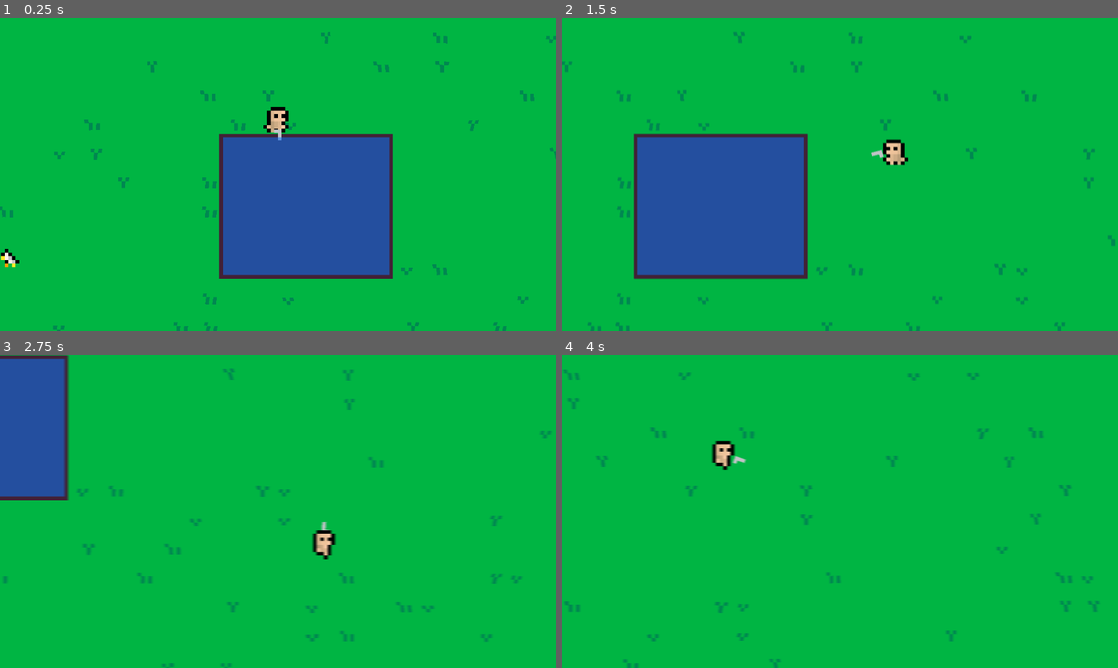
Above: before the commit, frames 1-4 (two rows, left to right).
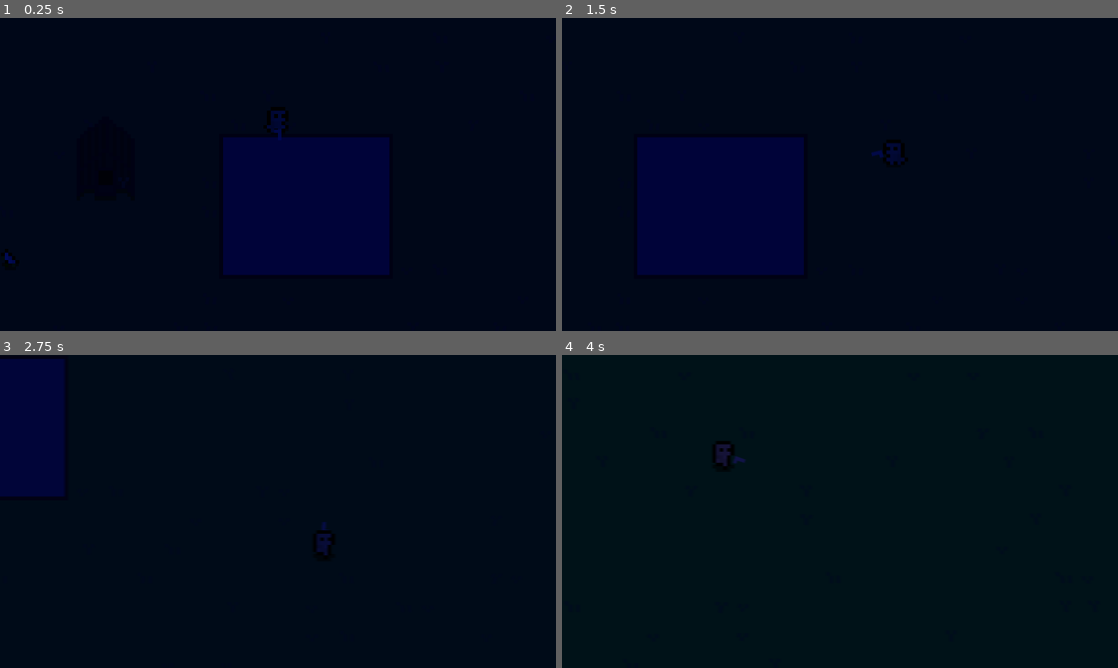
Above: after the commit, the same moments.

Repository: ArandomPsi/farmingsim
Game: Godot game, scene res://scenes/testmap.tscn
Two runs of this game, one before a commit and one after it. Both use one fixed random seed, a clock stepped at 60 frames per second and the inputs below. The project has no main scene, so this scene is started directly.
Inputs (mouse positions are in pixels of both pictures, inside the frame that each line leads up to):
- Up to frame 1 (0.25 s): no input
- Up to frame 2 (1.5 s): move the mouse to (962, 158) at 0.52 s; hold D (right) 0.53-1.28 s; right-click (962, 158) at 0.6 s; move the mouse to (728, 190) at 1.27 s; hold S (down) from 1.28 s (still down); right-click (728, 190) at 1.35 s
- Up to frame 3 (2.75 s): move the mouse to (333, 442) at 2.02 s; release S (down) at 2.03 s; hold D (right) from 2.03 s (still down); click (333, 442) at 2.1 s; right-click (333, 442) at 2.3 s
- Up to frame 4 (4 s): move the mouse to (812, 574) at 2.77 s; release D (right) at 2.78 s; hold W (up) 2.78-3.53 s; right-click (812, 574) at 2.85 s; move the mouse to (1006, 558) at 3.52 s; hold A (left) from 3.53 s (still down); right-click (1006, 558) at 3.6 s

The runs differ from the first frame. In frame 1, 100% of the frame differs, in the area x 0-100%, y 0-100%; in frame 2, 100%; in frame 3, 100%; in frame 4, 100%.

Commit message:
Hes so perfect blah blah blah
-day and night cycle
-chicken pen
-if you kill a chicken, game doesn't crash
-shadows

TODO:
-Make chickens want to sleep in the house when its night

Diff:
--- a/project.godot
+++ b/project.godot
@@ -60,3 +60,6 @@
 2d_physics/layer_1="walls"
 2d_physics/layer_2="player"
 2d_physics/layer_3="chickens uwu"
+2d_physics/layer_4="onlychickensperv"
+2d_physics/layer_5="chickenhider"
+2d_physics/layer_8="attractschickens"
--- /dev/null
+++ b/scenes/building/chickenhouse.tscn
@@ -0,0 +1,54 @@
+[gd_scene load_steps=4 format=3 uid="uid://c4iv6dr4xxkvm"]
+
+[ext_resource type="Texture2D" uid="uid://c631lwf82fxbs" path="res://assets/chickenmap.png" id="1_16gv3"]
+
+[sub_resource type="RectangleShape2D" id="RectangleShape2D_16gv3"]
+size = Vector2(80, 71)
+
+[sub_resource type="CircleShape2D" id="CircleShape2D_16gv3"]
+radius = 465.039
+
+[node name="chickenhouse" type="Node2D"]
+y_sort_enabled = true
+
+[node name="Sprite2D" type="Sprite2D" parent="."]
+y_sort_enabled = true
+texture_filter = 1
+scale = Vector2(5, 5)
+texture = ExtResource("1_16gv3")
+region_enabled = true
+region_rect = Rect2(32, 0, 16, 22)
+
+[node name="shadow" type="Sprite2D" parent="Sprite2D"]
+modulate = Color(0, 0, 0, 0.47451)
+z_index = -1
+z_as_relative = false
+texture_filter = 1
+position = Vector2(0, 1.2)
+scale = Vector2(1, 1)
+texture = ExtResource("1_16gv3")
+region_enabled = true
+region_rect = Rect2(32, 0, 16, 22)
+
+[node name="StaticBody2D" type="StaticBody2D" parent="."]
+collision_layer = 8
+collision_mask = 0
+
+[node name="CollisionShape2D" type="CollisionShape2D" parent="StaticBody2D"]
+position = Vector2(0, 10.5)
+shape = SubResource("RectangleShape2D_16gv3")
+
+[node name="chickenattractor" type="Area2D" parent="."]
+collision_layer = 128
+collision_mask = 0
+
+[node name="CollisionShape2D" type="CollisionShape2D" parent="chickenattractor"]
+shape = SubResource("CircleShape2D_16gv3")
+
+[node name="chickenhider" type="Area2D" parent="."]
+collision_layer = 16
+collision_mask = 0
+
+[node name="CollisionShape2D2" type="CollisionShape2D" parent="chickenhider"]
+position = Vector2(0, 10.5)
+shape = SubResource("RectangleShape2D_16gv3")
--- a/scenes/chicken.tscn
+++ b/scenes/chicken.tscn
@@ -1,7 +1,8 @@
-[gd_scene load_steps=14 format=3 uid="uid://by4pvoj44uikr"]
+[gd_scene load_steps=16 format=3 uid="uid://by4pvoj44uikr"]
 
 [ext_resource type="Script" uid="uid://b33xl6dehrkv3" path="res://script/chicken.gd" id="1_1yv3s"]
 [ext_resource type="Texture2D" uid="uid://cy03b22bqkgv2" path="res://assets/chickenonly.png" id="3_0du8g"]
+[ext_resource type="PackedScene" uid="uid://dgyn5vkoxjq6c" path="res://scenes/vfx/shadow.tscn" id="3_bti8l"]
 [ext_resource type="Texture2D" uid="uid://bgyil6c51oxl6" path="res://assets/bo.png" id="3_nutj5"]
 [ext_resource type="FontFile" uid="uid://gb42dov6aoa5" path="res://assets/pico-8.ttf" id="4_rc7ma"]
 
@@ -75,6 +76,9 @@
 [sub_resource type="CircleShape2D" id="CircleShape2D_rc7ma"]
 radius = 1949.18
 
+[sub_resource type="CircleShape2D" id="CircleShape2D_0du8g"]
+radius = 15.0
+
 [node name="chicken" type="CharacterBody2D"]
 y_sort_enabled = true
 collision_layer = 4
@@ -88,6 +92,12 @@
 scale = Vector2(5, 5)
 sprite_frames = SubResource("SpriteFrames_rc7ma")
 animation = &"walk"
+
+[node name="shadow" parent="flip/sprite" instance=ExtResource("3_bti8l")]
+position = Vector2(-0.6, 3.8)
+scale = Vector2(0.775, 1)
+region_enabled = true
+region_rect = Rect2(0, 6, 8, 2)
 
 [node name="CollisionShape2D" type="CollisionShape2D" parent="."]
 shape = SubResource("CircleShape2D_8lku0")
@@ -133,4 +143,11 @@
 [node name="CollisionShape2D2" type="CollisionShape2D" parent="bouncearea"]
 shape = SubResource("CircleShape2D_8lku0")
 
+[node name="hider" type="Area2D" parent="."]
+collision_layer = 0
+collision_mask = 16
+
+[node name="CollisionShape2D" type="CollisionShape2D" parent="hider"]
+shape = SubResource("CircleShape2D_0du8g")
+
 [connection signal="body_entered" from="bouncearea" to="." method="bounce"]
--- a/scenes/egg.tscn
+++ b/scenes/egg.tscn
@@ -1,7 +1,8 @@
-[gd_scene load_steps=3 format=3 uid="uid://dx5kmhttxo7vg"]
+[gd_scene load_steps=4 format=3 uid="uid://dx5kmhttxo7vg"]
 
 [ext_resource type="Texture2D" uid="uid://c631lwf82fxbs" path="res://assets/chickenmap.png" id="1_maxla"]
 [ext_resource type="Script" uid="uid://cajwck3x4nmlo" path="res://script/egg.gd" id="1_qlus4"]
+[ext_resource type="PackedScene" uid="uid://dgyn5vkoxjq6c" path="res://scenes/vfx/shadow.tscn" id="3_34461"]
 
 [node name="egg" type="Node2D"]
 script = ExtResource("1_qlus4")
@@ -12,3 +13,6 @@
 texture = ExtResource("1_maxla")
 region_enabled = true
 region_rect = Rect2(49, 10, 6, 5)
+
+[node name="shadow" parent="Sprite2D" instance=ExtResource("3_34461")]
+position = Vector2(0, -0.6)
--- a/scenes/player/player.tscn
+++ b/scenes/player/player.tscn
@@ -1,9 +1,10 @@
-[gd_scene load_steps=22 format=3 uid="uid://belfiknsknubu"]
+[gd_scene load_steps=23 format=3 uid="uid://belfiknsknubu"]
 
 [ext_resource type="Texture2D" uid="uid://bmp8hkg6g3e1e" path="res://assets/creatures/Minifantasy_Creatures_v3.3_Free_Version/Minifantasy_Creatures_Assets/Base_Humanoids/Human/Base_Human/HumanIdle.png" id="1_8afob"]
 [ext_resource type="Script" uid="uid://c13vftpyqjbbo" path="res://script/player.gd" id="1_lvxji"]
 [ext_resource type="Texture2D" uid="uid://bqk4dmdg35hpp" path="res://assets/creatures/Minifantasy_Creatures_v3.3_Free_Version/Minifantasy_Creatures_Assets/Base_Humanoids/Human/Base_Human/HumanWalk.png" id="2_dovo2"]
 [ext_resource type="Shader" uid="uid://cqmcc8rco6og7" path="res://shaders/motionblur.gdshader" id="3_gmlin"]
+[ext_resource type="PackedScene" uid="uid://dgyn5vkoxjq6c" path="res://scenes/vfx/shadow.tscn" id="4_0owmy"]
 [ext_resource type="Texture2D" uid="uid://bo2kvhw2quao3" path="res://assets/glock.png" id="4_75vfm"]
 [ext_resource type="Script" uid="uid://cm6rei6au5vmn" path="res://script/shaders.gd" id="4_p47bc"]
 
@@ -114,6 +115,7 @@
 [node name="player" type="CharacterBody2D"]
 y_sort_enabled = true
 collision_layer = 2
+collision_mask = 9
 script = ExtResource("1_lvxji")
 
 [node name="flip" type="Node2D" parent="."]
@@ -124,6 +126,9 @@
 scale = Vector2(5, 5)
 sprite_frames = SubResource("SpriteFrames_5gtgg")
 animation = &"idle"
+
+[node name="shadow" parent="flip/sprite" instance=ExtResource("4_0owmy")]
+position = Vector2(-2.98023e-08, -0.4)
 
 [node name="pivot" type="Node2D" parent="."]
 y_sort_enabled = true
--- a/scenes/testmap.tscn
+++ b/scenes/testmap.tscn
@@ -7,6 +7,9 @@
 [ext_resource type="PackedScene" uid="uid://by4pvoj44uikr" path="res://scenes/chicken.tscn" id="4_efggw"]
 [ext_resource type="Texture2D" uid="uid://cmfx1bbqjp7ey" path="res://assets/grasses.png" id="4_s36se"]
 [ext_resource type="Texture2D" uid="uid://cpsik28x8xlcx" path="res://assets/rocktexture.png" id="7_mxay4"]
+[ext_resource type="PackedScene" uid="uid://c4iv6dr4xxkvm" path="res://scenes/building/chickenhouse.tscn" id="8_8qn3e"]
+[ext_resource type="Script" uid="uid://pqo26ppgrw5n" path="res://script/vfx/daynightmodu.gd" id="9_6m7oc"]
+[ext_resource type="Texture2D" uid="uid://c4ifm7p07253o" path="res://script/vfx/daynightcycle-gradient-texture.tres" id="10_wj07n"]
 
 [sub_resource type="TileSetAtlasSource" id="TileSetAtlasSource_efggw"]
 texture = ExtResource("1_5wgtu")
@@ -112,6 +115,9 @@
 [sub_resource type="GradientTexture2D" id="GradientTexture2D_8qn3e"]
 gradient = SubResource("Gradient_s36se")
 
+[sub_resource type="RectangleShape2D" id="RectangleShape2D_6m7oc"]
+size = Vector2(2323, 20)
+
 [node name="testmap" type="Node2D"]
 y_sort_enabled = true
 
@@ -176,3 +182,16 @@
 
 [node name="chicken6" parent="." instance=ExtResource("4_efggw")]
 position = Vector2(574, 334)
+
+[node name="chickenhouse" parent="." instance=ExtResource("8_8qn3e")]
+position = Vector2(683, 191)
+
+[node name="dayandnightmodu" type="CanvasModulate" parent="."]
+script = ExtResource("9_6m7oc")
+gradient = ExtResource("10_wj07n")
+
+[node name="StaticBody2D" type="StaticBody2D" parent="."]
+
+[node name="CollisionShape2D" type="CollisionShape2D" parent="StaticBody2D"]
+position = Vector2(1151.5, 0)
+shape = SubResource("RectangleShape2D_6m7oc")
--- /dev/null
+++ b/scenes/vfx/shadow.tscn
@@ -0,0 +1,10 @@
+[gd_scene load_steps=2 format=3 uid="uid://dgyn5vkoxjq6c"]
+
+[ext_resource type="Texture2D" uid="uid://yc0flgnxsdak" path="res://assets/shadowthing.png" id="1_etlq3"]
+
+[node name="shadow" type="Sprite2D"]
+modulate = Color(1, 1, 1, 0.513726)
+show_behind_parent = true
+z_as_relative = false
+texture_filter = 1
+texture = ExtResource("1_etlq3")
--- a/script/chicken.gd
+++ b/script/chicken.gd
@@ -14,6 +14,8 @@
 @export var tethered : bool = false
 
 @export var debug : bool = false
+
+var ropecrash = null
 
 var chickenstats : Dictionary = { #all stats can reach 100
 	"size": randi_range(1,20),
@@ -68,10 +70,15 @@
 
 	updatestats()
 
-	if global_position.distance_squared_to(global.playerpos) <= pow(100, 2) or global_position.distance_squared_to(get_global_mouse_position()) <= pow(25, 2):
+	if global_position.distance_squared_to(get_global_mouse_position()) <= pow(25, 2):
 		$stats.visible = true # if player is near chicken or mouse is hovering over chicken, show stats (please delete one of these liam)
 	else:
 		$stats.visible = false
+
+	if $hider.has_overlapping_areas():
+		visible = false
+	else:
+		visible = true
 
 
 
@@ -161,7 +168,9 @@
 
 func die():
 	var b = load("res://scenes/dedchicken.tscn").instantiate()
-	b.chickenstats = chickenstats.duplicate()
+	b.chickenstats = chickenstats.duplicate() #so that babies don't have empty dictionaries and stuff
+	if is_instance_valid(ropecrash):
+		ropecrash.queue_free()
 	get_parent().add_child(b)
 	b.position = position
 	b.scale.x = $flip.scale.x
@@ -202,3 +211,6 @@
 func bounce(body: Node2D) -> void:
 	$suslook.look_at(body.global_position)
 	velocity = $suslook.transform.x * -300
+
+func rememberrope(rope):
+	ropecrash = rope
--- a/script/egg.gd
+++ b/script/egg.gd
@@ -10,7 +10,7 @@
 	print(str(chickenstats))
 	chickenstats["size"] *= randf_range(0.8,1.5)
 	chickenstats["tenderness"] *= randf_range(0.8,1.5)
-	await get_tree().create_timer(hatchtime).timeout
+	await get_tree().create_timer(30).timeout #instant hatch bug?
 	hatch()
 
 func hatch():
--- a/script/global.gd
+++ b/script/global.gd
@@ -1,2 +1,116 @@
 extends Node
 var playerpos : Vector2
+
+
+var time = 0
+var prevtime = time
+const MINUTES_PER_DAY = 1440
+const MINUTES_PER_HOUR = 60
+const ingame_to_real_minute_duration = (2*PI) / MINUTES_PER_DAY
+var INGAME_SPEED = 5
+var INITIAL_HOUR = 0:
+	set(h):
+		INITIAL_HOUR = h
+		time = ingame_to_real_minute_duration * INITIAL_HOUR * MINUTES_PER_HOUR
+
+var days = 0
+# Called when the node enters the scene tree for the first time.
+func _ready():
+	time = ingame_to_real_minute_duration * INITIAL_HOUR * 60
+
+
+# Called every frame. 'delta' is the elapsed time since the previous frame.
+func _process(delta):
+
+	if time >= 5.5 and prevtime < 5.5:
+		days += 1
+	if time >= 11 and prevtime < 11:
+		days += 1
+
+	prevtime = time
+	#time stuff
+	time += delta / INGAME_SPEED
+	if time >= 12:
+		time = 0
+
+
+
+
+func recalculate_time() -> void:
+	var total_minutes = int(time/ ingame_to_real_minute_duration)
+
+	var day  = int(total_minutes / MINUTES_PER_DAY)
+
+	var current_day_minutes = total_minutes % MINUTES_PER_DAY
+
+	var hour = int(current_day_minutes / MINUTES_PER_HOUR)
+	var minute = int(current_day_minutes % MINUTES_PER_HOUR)
+
+
+
+
+#attack on chibi global code for day and night cycle yoinking
+
+#extends Node
+#var playerpos : Vector2
+#var kills : float = 0
+#var eyecandy : bool = true
+#var quality : bool = true
+#var clouds : bool = false
+#var playertext : String = ""
+#var playertalking : bool = false
+#var playertextdex : float = 0
+#var playertalkto : String = "Joe Bob"
+#var difficulty : float = 0
+#var playerinventory : Array = ["potion"]
+#var playertitanpos : Vector2
+#var playerhorseypos : Vector2
+#var playervelocity : Vector2
+#var playertextamount = 0
+#var time = 0
+#var prevtime = time
+#const MINUTES_PER_DAY = 1440
+#const MINUTES_PER_HOUR = 60
+#const ingame_to_real_minute_duration = (2*PI) / MINUTES_PER_DAY
+#var INGAME_SPEED = 20
+#var INITIAL_HOUR = 0:
+	#set(h):
+		#INITIAL_HOUR = h
+		#time = ingame_to_real_minute_duration * INITIAL_HOUR * MINUTES_PER_HOUR
+#
+#var days = 0
+## Called when the node enters the scene tree for the first time.
+#func _ready():
+	#time = ingame_to_real_minute_duration * INITIAL_HOUR * 60
+#
+#
+## Called every frame. 'delta' is the elapsed time since the previous frame.
+#func _process(delta):
+	#
+	#if time >= 5.5 and prevtime < 5.5:
+		#days += 1
+	#if time >= 11 and prevtime < 11:
+		#days += 1
+	#
+	#prevtime = time
+	#playertextdex += 0.001
+	##time stuff
+	#time += delta / INGAME_SPEED
+	#if time >= 12:
+		#time = 0
+		#
+		#
+	#
+	#if playertextamount < len(playertext):
+		#playertextamount += 1.2
+	#
+	#
+#func recalculate_time() -> void:
+	#var total_minutes = int(time/ ingame_to_real_minute_duration)
+	#
+	#var day  = int(total_minutes / MINUTES_PER_DAY)
+	#
+	#var current_day_minutes = total_minutes % MINUTES_PER_DAY
+	#
+	#var hour = int(current_day_minutes / MINUTES_PER_HOUR)
+	#var minute = int(current_day_minutes % MINUTES_PER_HOUR)
--- a/script/player.gd
+++ b/script/player.gd
@@ -82,6 +82,8 @@
 		 #its an array
 		b.tetheredbody = thingy[0]
 		thingy[0].tethered = true
+		thing.rememberrope(b) #to prevent a bug
+
 
 
 func selectionmode():
--- a/script/rope.gd
+++ b/script/rope.gd
@@ -1,6 +1,8 @@
 extends Line2D
 
 var tetheredbody : Node2D
+
+#TODO: If chicken dies, the game crashes
 
 func _process(delta: float) -> void:
 	global_position = Vector2.ZERO
--- /dev/null
+++ b/script/vfx/daynightcycle-gradient-texture.tres
@@ -0,0 +1,10 @@
+[gd_resource type="GradientTexture1D" load_steps=2 format=3 uid="uid://c4ifm7p07253o"]
+
+[sub_resource type="Gradient" id="Gradient_faefq"]
+interpolation_mode = 2
+offsets = PackedFloat32Array(0, 0.208301, 0.379708, 0.5196, 0.599539, 0.805556, 1)
+colors = PackedColorArray(0, 0.042, 0.36, 1, 0.141176, 0.121569, 0.372549, 1, 0.428431, 0.193332, 0.564388, 1, 0.953258, 0.459474, 0.668641, 1, 1, 0.594559, 0.609267, 1, 1.00198, 0.870214, 0.866891, 1, 1, 1, 1, 1)
+
+[resource]
+gradient = SubResource("Gradient_faefq")
+width = 2048
--- /dev/null
+++ b/script/vfx/daynightmodu.gd
@@ -0,0 +1,14 @@
+extends CanvasModulate
+
+var t
+@export var gradient:GradientTexture1D
+# Called when the node enters the scene tree for the first time.
+func _ready():
+	pass # Replace with function body.
+
+
+# Called every frame. 'delta' is the elapsed time since the previous frame.
+func _process(delta):
+	t = global.time
+	var value = (sin(t - PI / 2)+ 1.0 ) / 2.0
+	self.color = gradient.gradient.sample(value)
--- /dev/null
+++ b/script/vfx/shadow.gd
@@ -0,0 +1,8 @@
+extends AnimatedSprite2D
+
+func _ready() -> void:
+	sprite_frames = get_parent().sprite_frames
+
+func _process(delta: float) -> void:
+	animation = get_parent().animation
+	frame = get_parent().frame
Binary file added: assets/shadowthing.png
Not shown, added: assets/shadowthing.png.import
Not shown: 1 places in scenes/player/rope.tscn that only renumber resources
Not shown: 1 places in scenes/testmap.tscn that only renumber resources
Not shown, added: script/vfx/daynightmodu.gd.uid
Not shown, added: script/vfx/shadow.gd.uid
